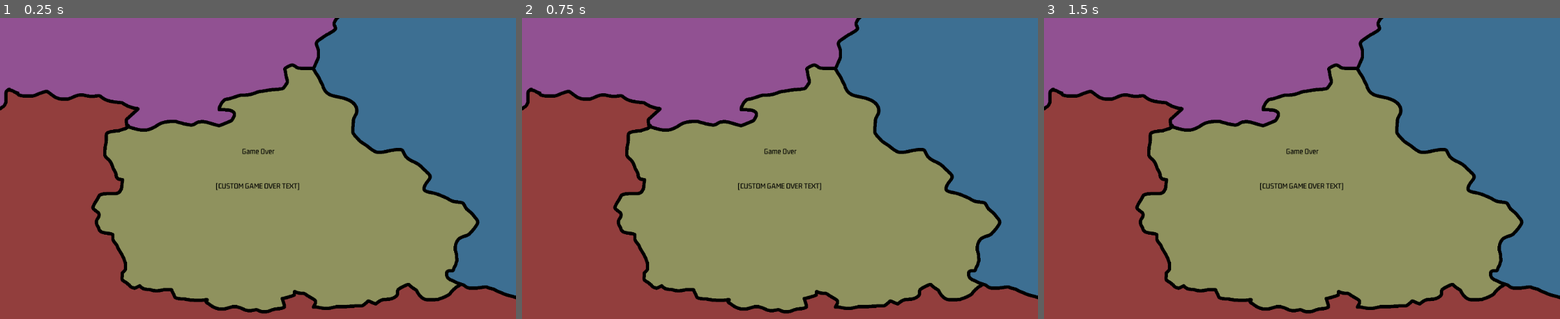
Above: before the commit, frames 1-3 (left to right).
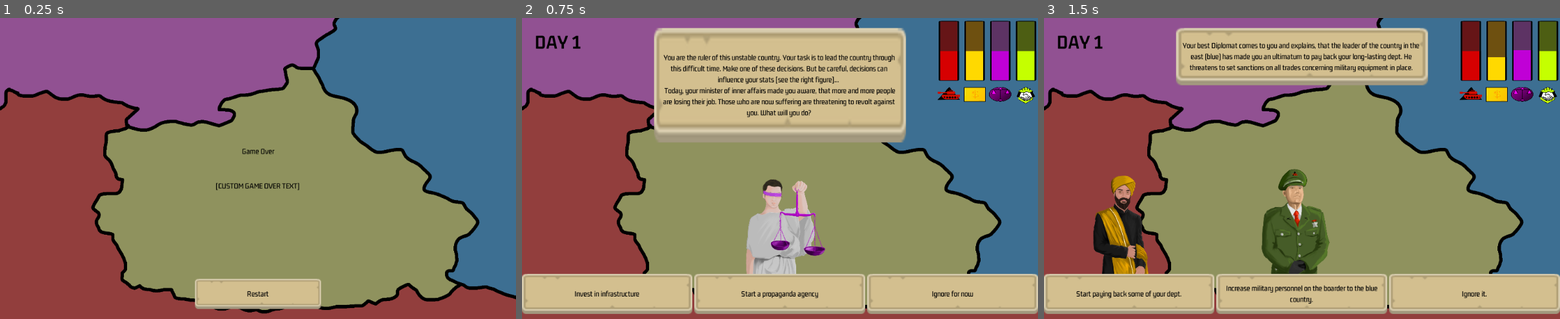
Above: after the commit, the same moments.

Repository: dsg-jam/LD49
Game: Godot game, scene res://scenes/game_over.tscn
Two runs of this game, one before a commit and one after it. Both use one fixed random seed, a clock stepped at 60 frames per second and the inputs below. This scene is started directly instead of the project's main scene.
Inputs (mouse positions are in pixels of both pictures, inside the frame that each line leads up to):
- Up to frame 1 (0.25 s): no input
- Up to frame 2 (0.75 s): click (780, 294) at 0.5 s, where only the run after the commit has a clickable "Restart"
- Up to frame 3 (1.5 s): click (1131, 294) at 1.27 s

The runs differ from the first frame. In frame 1, 2.5% of the frame differs, in the area x 37-63%, y 86-97%; in frame 2, 39%, in the area x 0-100%, y 0-99%; in frame 3, 32%.
Error in both runs: Invalid get index of type 'String' (on base: 'Dictionary'). (res://scripts/ui/game_over.gd:14)

Commit message:
game loop

Diff:
--- a/scenes/game_finished.tscn
+++ b/scenes/game_finished.tscn
@@ -1,10 +1,14 @@
-[gd_scene load_steps=2 format=2]
+[gd_scene load_steps=5 format=2]
 
 [ext_resource path="res://assets/background/background_nation_combined.png" type="Texture" id=1]
+[ext_resource path="res://scripts/ui/game_finished.gd" type="Script" id=2]
+[ext_resource path="res://assets/ui/buttonLong_beige_pressed.png" type="Texture" id=3]
+[ext_resource path="res://assets/ui/buttonLong_beige.png" type="Texture" id=4]
 
 [node name="Control" type="Control"]
 anchor_right = 1.0
 anchor_bottom = 1.0
+script = ExtResource( 2 )
 __meta__ = {
 "_edit_use_anchors_": false
 }
@@ -38,9 +42,8 @@
 valign = 1
 
 [node name="DeathNote" type="Label" parent="VBoxContainer"]
-margin_left = 100.0
 margin_top = 325.0
-margin_right = 924.0
+margin_right = 1024.0
 margin_bottom = 339.0
 size_flags_horizontal = 3
 text = "You were able to reign your country for a full week without losing control of anything!"
@@ -50,3 +53,32 @@
 __meta__ = {
 "_edit_use_anchors_": false
 }
+
+[node name="TextureButton" type="TextureButton" parent="."]
+anchor_left = 0.5
+anchor_top = 1.0
+anchor_right = 0.5
+anchor_bottom = 1.0
+margin_left = -125.0
+margin_top = -100.0
+margin_right = 125.0
+rect_min_size = Vector2( 250, 100 )
+texture_normal = ExtResource( 4 )
+texture_pressed = ExtResource( 3 )
+expand = true
+stretch_mode = 5
+__meta__ = {
+"_edit_use_anchors_": false
+}
+
+[node name="Label" type="Label" parent="TextureButton"]
+anchor_right = 1.0
+anchor_bottom = 1.0
+text = "Restart"
+align = 1
+valign = 1
+__meta__ = {
+"_edit_use_anchors_": false
+}
+
+[connection signal="pressed" from="TextureButton" to="." method="_on_TextureButton_pressed"]
--- a/scenes/game_over.tscn
+++ b/scenes/game_over.tscn
@@ -1,7 +1,9 @@
-[gd_scene load_steps=3 format=2]
+[gd_scene load_steps=5 format=2]
 
 [ext_resource path="res://scripts/ui/game_over.gd" type="Script" id=1]
 [ext_resource path="res://assets/background/background_nation_combined.png" type="Texture" id=2]
+[ext_resource path="res://assets/ui/buttonLong_beige_pressed.png" type="Texture" id=3]
+[ext_resource path="res://assets/ui/buttonLong_beige.png" type="Texture" id=4]
 
 [node name="Control" type="Control"]
 anchor_right = 1.0
@@ -50,3 +52,32 @@
 __meta__ = {
 "_edit_use_anchors_": false
 }
+
+[node name="TextureButton" type="TextureButton" parent="."]
+anchor_left = 0.5
+anchor_top = 1.0
+anchor_right = 0.5
+anchor_bottom = 1.0
+margin_left = -125.0
+margin_top = -100.0
+margin_right = 125.0
+rect_min_size = Vector2( 250, 100 )
+texture_normal = ExtResource( 4 )
+texture_pressed = ExtResource( 3 )
+expand = true
+stretch_mode = 5
+__meta__ = {
+"_edit_use_anchors_": false
+}
+
+[node name="Label" type="Label" parent="TextureButton"]
+anchor_right = 1.0
+anchor_bottom = 1.0
+text = "Restart"
+align = 1
+valign = 1
+__meta__ = {
+"_edit_use_anchors_": false
+}
+
+[connection signal="pressed" from="TextureButton" to="." method="_on_TextureButton_pressed"]
--- a/scripts/manager.gd
+++ b/scripts/manager.gd
@@ -65,6 +65,14 @@
 	var err := get_tree().change_scene("res://scenes/game_finished.tscn")
 	assert(err == OK)
 
+func restart():
+	stats = {
+		"military": 50,
+		"stability": 50,
+		"money": 50,
+		"diplomacy": 50
+	}
+
 func _try_next_gid() -> int:
 	# check if we should move to the next day
 	if self._day_index == -1 or self._event_index >= self._day.total_event_count():
--- /dev/null
+++ b/scripts/ui/game_finished.gd
@@ -0,0 +1,22 @@
+extends Control
+
+
+# Declare member variables here. Examples:
+# var a = 2
+# var b = "text"
+
+
+# Called when the node enters the scene tree for the first time.
+func _ready():
+	pass # Replace with function body.
+
+
+# Called every frame. 'delta' is the elapsed time since the previous frame.
+#func _process(delta):
+#	pass
+
+
+func _on_TextureButton_pressed():
+	var err := get_tree().change_scene("res://scenes/overview.tscn")
+	assert(err == OK)
+	Manager.restart()
--- a/scripts/ui/game_over.gd
+++ b/scripts/ui/game_over.gd
@@ -12,3 +12,9 @@
 
 func _ready():
 	death_note.text = death_notes[Manager.cause_of_death]
+
+
+func _on_TextureButton_pressed():
+	var err := get_tree().change_scene("res://scenes/overview.tscn")
+	assert(err == OK)
+	Manager.restart()
